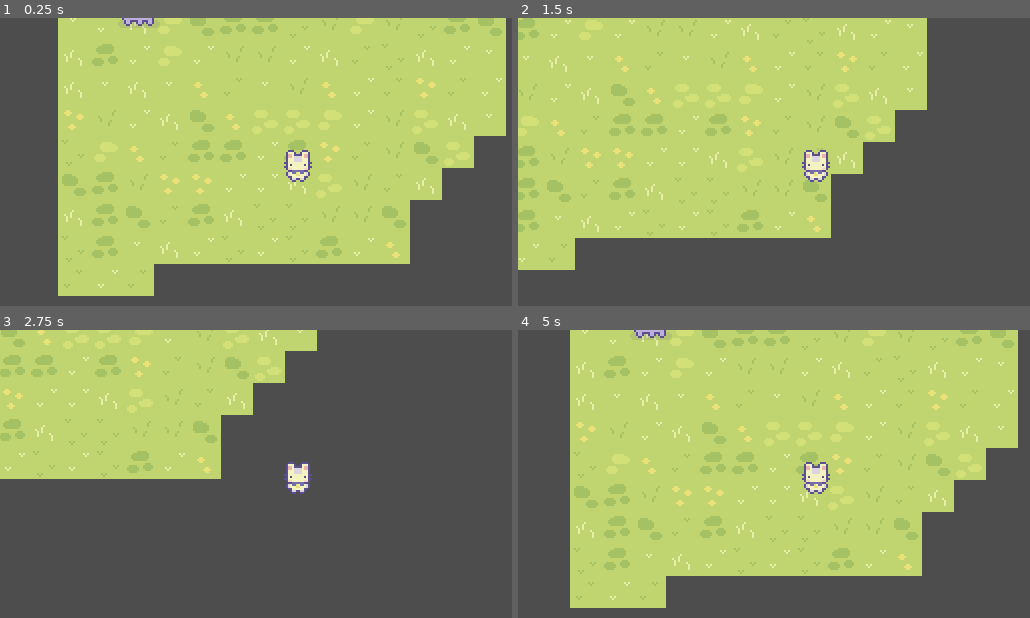
Above: before the commit, frames 1-4 (two rows, left to right).
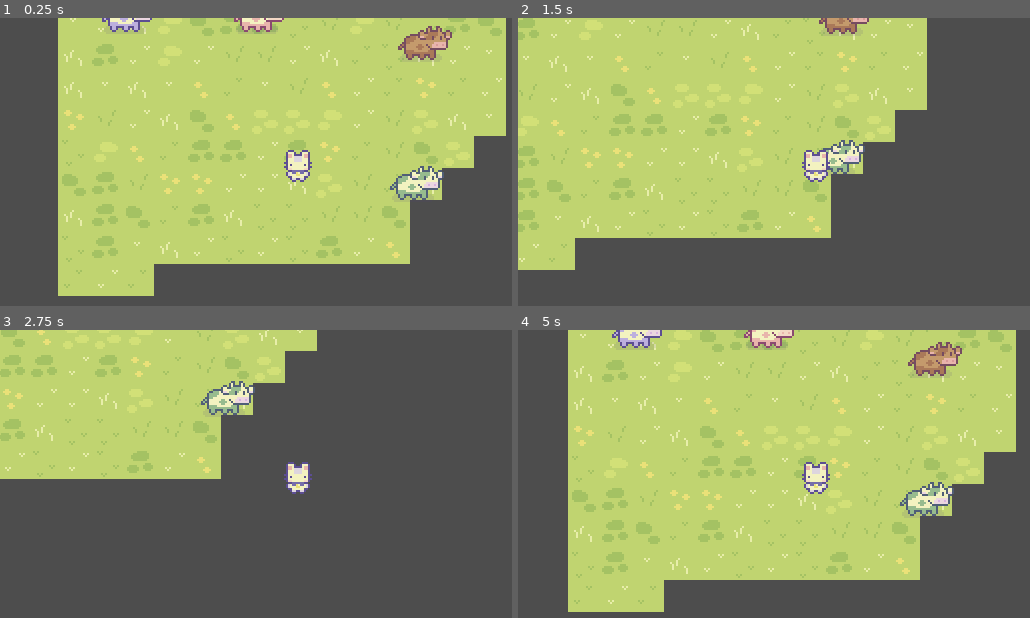
Above: after the commit, the same moments.

Repository: iamsoydev/cjs2026
Game: Godot game, scene res://src/game/game.tscn
The game is run twice, just before and just after one commit, with the same random seed, the same clock (stepped at 60 frames per second) and the same inputs.
Inputs:
- Up to frame 1 (0.25 s): no input
- Up to frame 2 (1.5 s): tap Enter at 0.5 s; hold D (walk_right) 0.53-1.28 s; hold E (interact) 0.53-1.28 s; hold S (walk_down) from 1.28 s (still down); tap E (interact) at 1.35 s
- Up to frame 3 (2.75 s): release S (walk_down) at 2.03 s; hold D (walk_right) from 2.03 s (still down); hold E (interact) from 2.03 s (still down)
- Up to frame 4 (5 s): release D (walk_right) at 2.78 s; release E (interact) at 2.78 s; hold W (walk_up) 2.78-3.53 s; tap E (interact) at 2.85, 4.35 s; hold E (interact) 3.53-4.28 s; hold A (walk_left) from 3.53 s (still down)

The runs differ from the first frame. In frame 1, 2.2% of the frame differs, in the area x 19-89%, y 0-64%; in frame 2, 1.0%; in frame 3, 0.8%; in frame 4, 11%, in the area x 9-98%, y 0-98%.

Commit message:
Amended the dialogue node and system for quest 1.

Diff:
--- a/src/actor/cow.tscn
+++ /dev/null
@@ -1,34 +0,0 @@
-[gd_scene format=3 uid="uid://62nr6kfqd80a"]
-
-[ext_resource type="PackedScene" uid="uid://bjc5lpk52l24j" path="res://src/actor/actor.tscn" id="1_8urb2"]
-[ext_resource type="Texture2D" uid="uid://dxrtr01142b6p" path="res://assets/img/Animals/Cow/Free Cow Sprites.png" id="2_ry2c7"]
-[ext_resource type="Script" uid="uid://djbls8rymvdps" path="res://src/dialogue/dialogue_node.gd" id="3_yn2ut"]
-[ext_resource type="Resource" uid="uid://d0i15bna3du84" path="res://assets/data/dialogue/test-cow/dia_init.tres" id="4_tkbeq"]
-
-[sub_resource type="RectangleShape2D" id="RectangleShape2D_pa22y"]
-size = Vector2(17, 10)
-
-[sub_resource type="CircleShape2D" id="CircleShape2D_kidy7"]
-radius = 4.0
-
-[node name="Actor" unique_id=1613042671 instance=ExtResource("1_8urb2")]
-collision_mask = 2
-
-[node name="Sprite2D" parent="." index="0" unique_id=360605713]
-texture = ExtResource("2_ry2c7")
-centered = false
-hframes = 3
-vframes = 2
-
-[node name="CollisionShape2D2" parent="InteractionNode" parent_id_path=PackedInt32Array(1808578823) index="0" unique_id=294771808]
-position = Vector2(15.5, 22)
-shape = SubResource("RectangleShape2D_pa22y")
-
-[node name="DialogueNode" type="Node" parent="." index="3" unique_id=1901457340]
-script = ExtResource("3_yn2ut")
-dialogue_data = ExtResource("4_tkbeq")
-metadata/_custom_type_script = "uid://djbls8rymvdps"
-
-[node name="CollisionShape2D" parent="." index="4" unique_id=97534408]
-position = Vector2(16, 22)
-shape = SubResource("CircleShape2D_kidy7")
--- /dev/null
+++ b/src/actor/cow/characters/bertha.tscn
@@ -0,0 +1,27 @@
+[gd_scene format=3 uid="uid://c6sa77vt3ijeo"]
+
+[ext_resource type="PackedScene" uid="uid://62nr6kfqd80a" path="res://src/actor/cow/cow.tscn" id="1_x6ulb"]
+[ext_resource type="Script" uid="uid://dxwsx41tr2joe" path="res://src/dialogue/dialogue_data.gd" id="2_jye74"]
+
+[sub_resource type="Resource" id="Resource_6lhkj"]
+script = ExtResource("2_jye74")
+speaker = "Bertha"
+text = "Mooooo!"
+metadata/_custom_type_script = "uid://dxwsx41tr2joe"
+
+[sub_resource type="Resource" id="Resource_ylppk"]
+script = ExtResource("2_jye74")
+speaker = "Bertha"
+text = "What you think its me?! I never stole anything!"
+metadata/_custom_type_script = "uid://dxwsx41tr2joe"
+
+[sub_resource type="Resource" id="Resource_jye74"]
+script = ExtResource("2_jye74")
+speaker = "Bertha"
+text = "I didn't steal a thing!"
+metadata/_custom_type_script = "uid://dxwsx41tr2joe"
+
+[node name="Bertha" unique_id=1613042671 instance=ExtResource("1_x6ulb")]
+
+[node name="DialogueNode" parent="." index="5" unique_id=562332893]
+dialogue_set = Array[ExtResource("2_jye74")]([SubResource("Resource_6lhkj"), SubResource("Resource_ylppk"), SubResource("Resource_jye74")])
--- /dev/null
+++ b/src/actor/cow/characters/claudia.tscn
@@ -0,0 +1,32 @@
+[gd_scene format=3 uid="uid://dyhrxjocfejuo"]
+
+[ext_resource type="PackedScene" uid="uid://62nr6kfqd80a" path="res://src/actor/cow/cow.tscn" id="1_wsory"]
+[ext_resource type="Texture2D" uid="uid://b0bkrk1nes5nn" path="res://assets/img/Animals/Cow/Pink cow animation sprites.png" id="2_ylppk"]
+[ext_resource type="Script" uid="uid://dxwsx41tr2joe" path="res://src/dialogue/dialogue_data.gd" id="3_ylppk"]
+
+[sub_resource type="Resource" id="Resource_jye74"]
+script = ExtResource("3_ylppk")
+speaker = "Claudia"
+text = "Moo!"
+metadata/_custom_type_script = "uid://dxwsx41tr2joe"
+
+[sub_resource type="Resource" id="Resource_ylppk"]
+script = ExtResource("3_ylppk")
+speaker = "Claudia"
+text = "Corn? What corn? I know nothing about it. But if you ask me I know atleast one of them did it!"
+metadata/_custom_type_script = "uid://dxwsx41tr2joe"
+
+[sub_resource type="Resource" id="Resource_6lhkj"]
+script = ExtResource("3_ylppk")
+speaker = "Claudia"
+text = "One of them definitely did it. I know that much."
+metadata/_custom_type_script = "uid://dxwsx41tr2joe"
+
+[node name="Claudia" unique_id=1613042671 instance=ExtResource("1_wsory")]
+type = 3
+
+[node name="Sprite2D" parent="." index="0" unique_id=360605713]
+texture = ExtResource("2_ylppk")
+
+[node name="DialogueNode" parent="." index="5" unique_id=562332893]
+dialogue_set = Array[ExtResource("3_ylppk")]([SubResource("Resource_jye74"), SubResource("Resource_ylppk"), SubResource("Resource_6lhkj")])
--- /dev/null
+++ b/src/actor/cow/characters/hans.tscn
@@ -0,0 +1,26 @@
+[gd_scene format=3 uid="uid://vghwch7fco1l"]
+
+[ext_resource type="PackedScene" uid="uid://62nr6kfqd80a" path="res://src/actor/cow/cow.tscn" id="1_7k1r3"]
+[ext_resource type="Texture2D" uid="uid://uj0vqttupncw" path="res://assets/img/Animals/Cow/Brown cow animations.png" id="2_21qcx"]
+[ext_resource type="Script" uid="uid://dxwsx41tr2joe" path="res://src/dialogue/dialogue_data.gd" id="3_21qcx"]
+
+[sub_resource type="Resource" id="Resource_6lhkj"]
+script = ExtResource("3_21qcx")
+speaker = "Hans"
+text = "You're here about the corn arn't you... Okay well I know how it looks so obviously one of us ate it! But it wasn't me! I swear!"
+metadata/_custom_type_script = "uid://dxwsx41tr2joe"
+
+[sub_resource type="Resource" id="Resource_uiitm"]
+script = ExtResource("3_21qcx")
+speaker = "Hans"
+text = "Yes one of us ate it. But it wasn't me! I swear!"
+metadata/_custom_type_script = "uid://dxwsx41tr2joe"
+
+[node name="Hans" unique_id=1613042671 instance=ExtResource("1_7k1r3")]
+type = 1
+
+[node name="Sprite2D" parent="." index="0" unique_id=360605713]
+texture = ExtResource("2_21qcx")
+
+[node name="DialogueNode" parent="." index="5" unique_id=562332893]
+dialogue_set = Array[ExtResource("3_21qcx")]([SubResource("Resource_6lhkj"), SubResource("Resource_uiitm")])
--- /dev/null
+++ b/src/actor/cow/characters/kyle.tscn
@@ -0,0 +1,33 @@
+[gd_scene format=3 uid="uid://dewby74v6uunw"]
+
+[ext_resource type="PackedScene" uid="uid://62nr6kfqd80a" path="res://src/actor/cow/cow.tscn" id="1_e6ytg"]
+[ext_resource type="Texture2D" uid="uid://bxamo0h5005ut" path="res://assets/img/Animals/Cow/Green cow animation sprites.png" id="2_mur0y"]
+[ext_resource type="Script" uid="uid://dxwsx41tr2joe" path="res://src/dialogue/dialogue_data.gd" id="3_mur0y"]
+
+[sub_resource type="Resource" id="Resource_mur0y"]
+script = ExtResource("3_mur0y")
+speaker = "Kyle"
+text = "I can tell you right now Claudia and Hans aren't being honest..."
+metadata/_custom_type_script = "uid://dxwsx41tr2joe"
+
+[sub_resource type="Resource" id="Resource_e6ytg"]
+script = ExtResource("3_mur0y")
+speaker = "Kyle"
+text = "Yea I was the one that reported it. One of these guys did it I know that much. "
+next_dialogue = SubResource("Resource_mur0y")
+metadata/_custom_type_script = "uid://dxwsx41tr2joe"
+
+[sub_resource type="Resource" id="Resource_hthb8"]
+script = ExtResource("3_mur0y")
+speaker = "Kyle"
+text = "Yea Claudia and Hans are definitely lying."
+metadata/_custom_type_script = "uid://dxwsx41tr2joe"
+
+[node name="Kyle" unique_id=1613042671 instance=ExtResource("1_e6ytg")]
+type = 2
+
+[node name="Sprite2D" parent="." index="0" unique_id=360605713]
+texture = ExtResource("2_mur0y")
+
+[node name="DialogueNode" parent="." index="5" unique_id=562332893]
+dialogue_set = Array[ExtResource("3_mur0y")]([SubResource("Resource_e6ytg"), SubResource("Resource_hthb8")])
--- a/src/actor/cow/cow.tscn
+++ b/src/actor/cow/cow.tscn
@@ -3,7 +3,7 @@
 [ext_resource type="PackedScene" uid="uid://bjc5lpk52l24j" path="res://src/actor/actor.tscn" id="1_lj15m"]
 [ext_resource type="Script" uid="uid://2s4hwo1np043" path="res://src/actor/cow/cow.gd" id="2_n8m34"]
 [ext_resource type="Texture2D" uid="uid://cbkdjft6vyjc8" path="res://assets/img/Animals/Cow/Purple cow animation sprites.png" id="3_ojj0h"]
-[ext_resource type="Resource" uid="uid://d0i15bna3du84" path="res://assets/data/dialogue/test-cow/dia_init.tres" id="5_wpp20"]
+[ext_resource type="Script" uid="uid://dxwsx41tr2joe" path="res://src/dialogue/dialogue_data.gd" id="4_ojj0h"]
 
 [sub_resource type="RectangleShape2D" id="RectangleShape2D_pa22y"]
 size = Vector2(17, 10)
@@ -11,7 +11,11 @@
 [sub_resource type="CircleShape2D" id="CircleShape2D_kidy7"]
 radius = 4.0
 
-[node name="Actor" unique_id=1613042671 instance=ExtResource("1_lj15m")]
+[sub_resource type="Resource" id="Resource_pfpbn"]
+script = ExtResource("4_ojj0h")
+metadata/_custom_type_script = "uid://dxwsx41tr2joe"
+
+[node name="Cow" unique_id=1613042671 instance=ExtResource("1_lj15m")]
 collision_mask = 2
 script = ExtResource("2_n8m34")
 type = 4
@@ -31,4 +35,4 @@
 shape = SubResource("CircleShape2D_kidy7")
 
 [node name="DialogueNode" parent="." index="5" unique_id=562332893]
-dialogue_data = ExtResource("5_wpp20")
+dialogue_set = Array[ExtResource("4_ojj0h")]([SubResource("Resource_pfpbn")])
--- a/src/dialogue/dialogue_node.gd
+++ b/src/dialogue/dialogue_node.gd
@@ -1,4 +1,9 @@
 class_name DialogueNode
 extends Node
 
-@export var dialogue_data: DialogueData = null
+@export var dialogue_set: Array[DialogueData] = []
+
+var set_idx: int = 0
+
+func get_current_dialogue_set() -> DialogueData:
+	return dialogue_set[set_idx]
--- a/src/game/game.gd
+++ b/src/game/game.gd
@@ -45,8 +45,8 @@
 			interaction_node.start_interaction()
 			SignalEvents.interaction_ended.connect( func(): interaction_node.end_interaction() )
 		var d: DialogueNode = interacted_node.get_node("DialogueNode")
-		loaded_dialogue_data = d.dialogue_data
-		current_dialogue_data = d.dialogue_data
+		loaded_dialogue_data = d.dialogue_set[0]
+		current_dialogue_data = d.dialogue_set[0]
 		present_dialogue(current_dialogue_data)
 
 func _on_ui_dialogue_visibility_change_requested(is_visible: bool) -> void:
--- a/src/location/location.tscn
+++ b/src/location/location.tscn
@@ -5,7 +5,10 @@
 [ext_resource type="TileSet" uid="uid://c0sutmep8tkpd" path="res://assets/data/tilesets/objects_tileset.tres" id="3_2c3xi"]
 [ext_resource type="TileSet" uid="uid://cslb2otl245h8" path="res://assets/data/tilesets/embellishment_tileset.tres" id="4_qwc71"]
 [ext_resource type="PackedScene" uid="uid://viqctij371mf" path="res://src/player/player.tscn" id="5_atm4g"]
-[ext_resource type="PackedScene" uid="uid://62nr6kfqd80a" path="res://src/actor/cow/cow.tscn" id="6_pfpbn"]
+[ext_resource type="PackedScene" uid="uid://c6sa77vt3ijeo" path="res://src/actor/cow/characters/bertha.tscn" id="5_uiitm"]
+[ext_resource type="PackedScene" uid="uid://dyhrxjocfejuo" path="res://src/actor/cow/characters/claudia.tscn" id="6_lc0gu"]
+[ext_resource type="PackedScene" uid="uid://vghwch7fco1l" path="res://src/actor/cow/characters/hans.tscn" id="7_hthb8"]
+[ext_resource type="PackedScene" uid="uid://dewby74v6uunw" path="res://src/actor/cow/characters/kyle.tscn" id="8_lc0gu"]
 
 [node name="Location" type="Node2D" unique_id=2032249075]
 y_sort_enabled = true
@@ -23,8 +26,17 @@
 [node name="EmbellishmentTileMapLayer" type="TileMapLayer" parent="." unique_id=1993868870]
 tile_set = ExtResource("4_qwc71")
 
-[node name="Actor" parent="." unique_id=1613042671 instance=ExtResource("6_pfpbn")]
-position = Vector2(154, 140)
+[node name="Bertha" parent="." unique_id=1613042671 instance=ExtResource("5_uiitm")]
+position = Vector2(147, 143)
+
+[node name="Claudia" parent="." unique_id=1045661098 instance=ExtResource("6_lc0gu")]
+position = Vector2(213, 143)
+
+[node name="Hans" parent="." unique_id=1809184823 instance=ExtResource("7_hthb8")]
+position = Vector2(295, 157)
+
+[node name="Kyle" parent="." unique_id=1503338810 instance=ExtResource("8_lc0gu")]
+position = Vector2(291, 227)
 
 [node name="Player" parent="." unique_id=45565635 instance=ExtResource("5_atm4g")]
 position = Vector2(224, 215)
